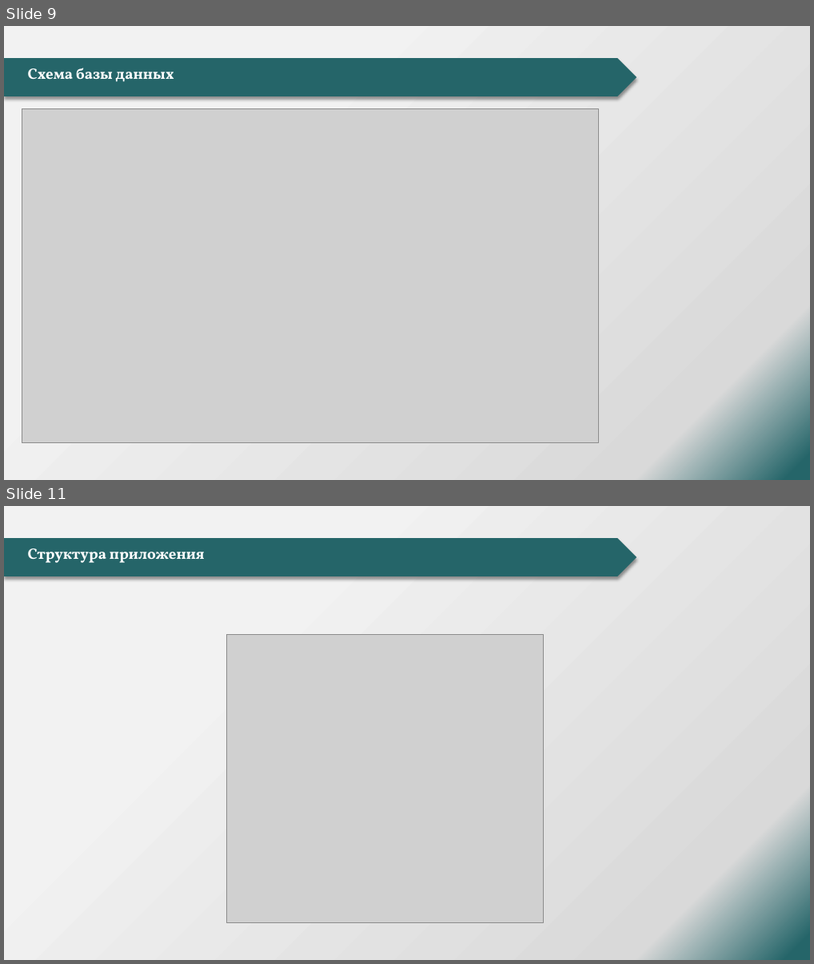
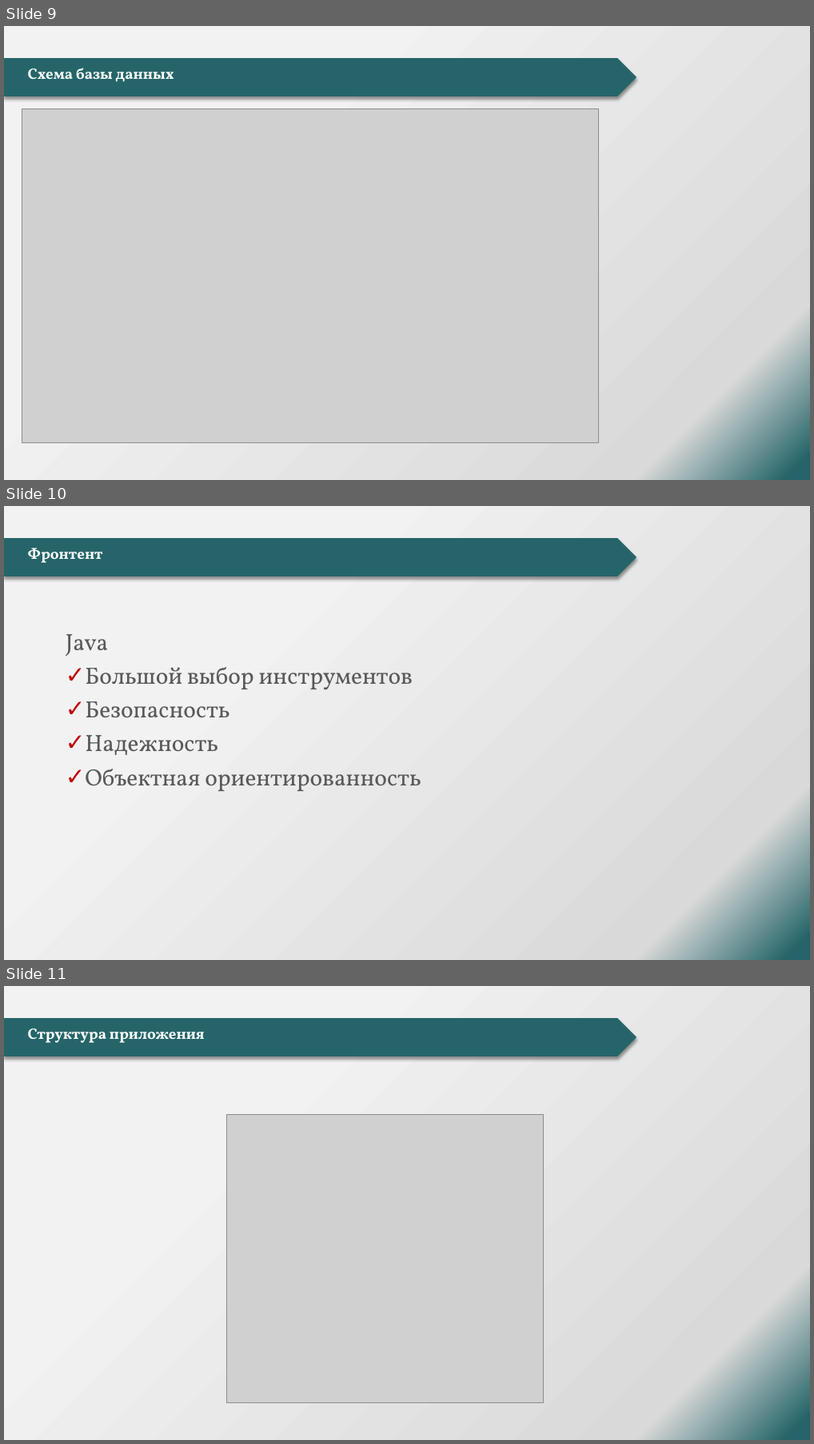
Before and after one commit to ALKOTS/Diplom, a slide deck: Доки/Данилин А.А.pptx. Shown one above the other, each under a label of ours: slides 9 and 11 before the commit, slides 9, 10 and 11 after it; the slides between them are not shown. The pictures are 814x964 and 814x1444 pixels, drawn with LibreOffice and Linux fonts; fonts in the diff are those of the drawing; grey boxes stand for pictures; background and template pictures are left out. Boxes give left, top, right and bottom in pixels: in the first picture for what was removed or moved away, otherwise in the second. Text is boxed around its words. In the diff, an @@ line names an element or a change of style, - is before the commit and + after.

```diff
--- a/Доки/Данилин А.А.pptx
+++ b/Доки/Данилин А.А.pptx
@@ slide 10 added at bbox=[4, 506, 810, 960], background gradient #F2F2F2 to #D9D9D9 to #256569; not listed: 1 template element that a slide beside it also shows @@
@@ title added at bbox=[28, 548, 103, 563], 18 pt, text #FFFFFF, bold @@
+Фронтент
@@ text added at bbox=[66, 634, 422, 791], 28 pt, text #595959 @@
+Java
+✓ Большой выбор инструментов
+✓ Безопасность
+✓ Надежность
+✓ Объектная ориентированность
```
Also in this commit, not shown: 1 other slide added, 2 slides removed.
